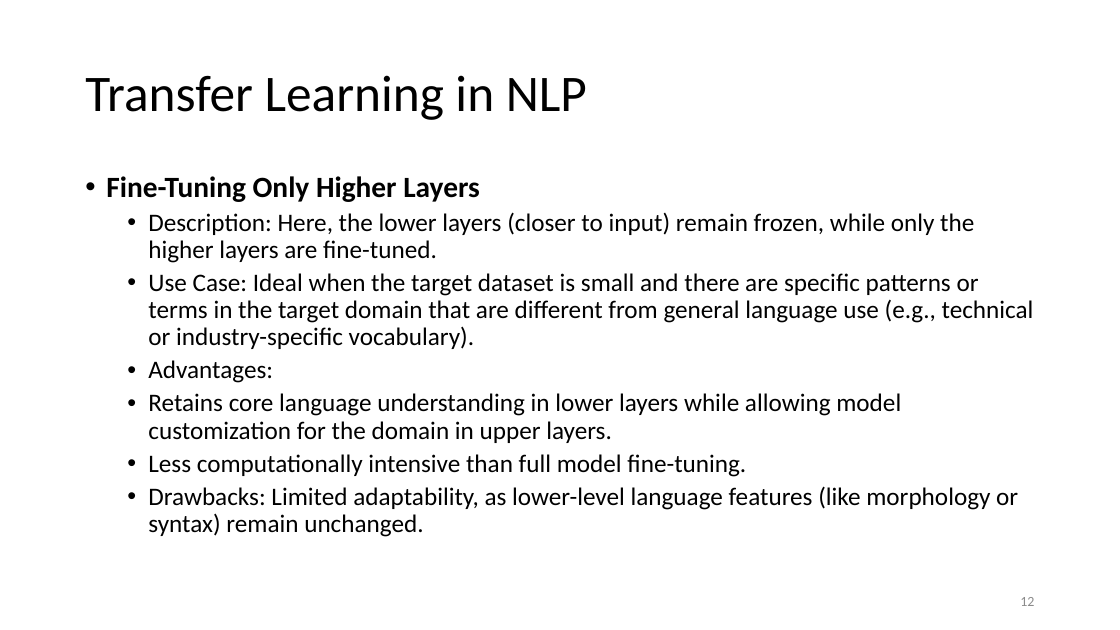
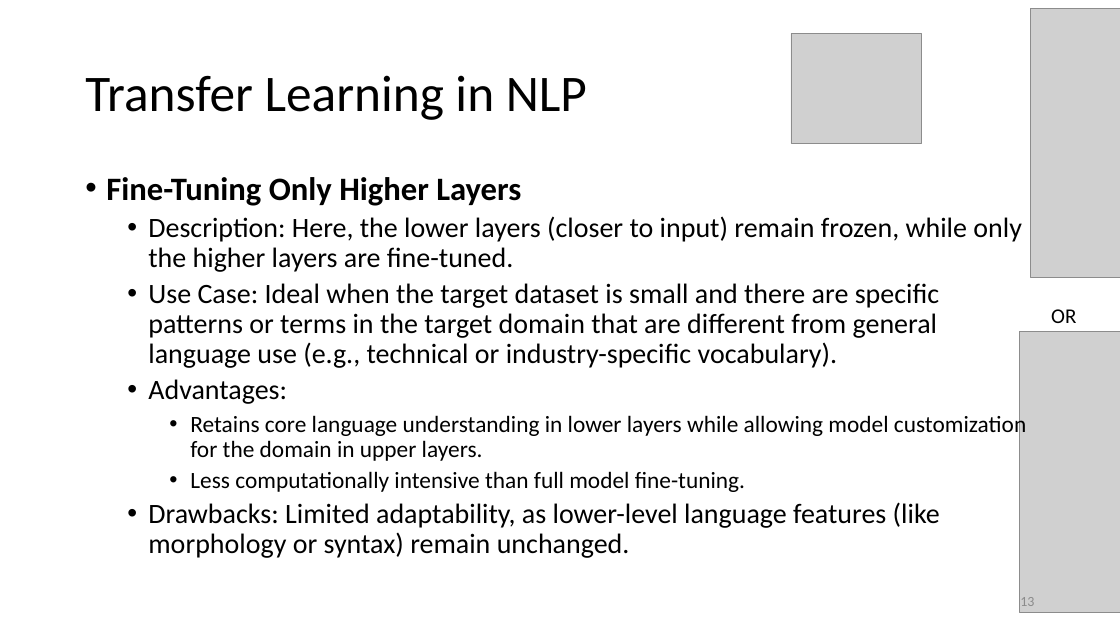
Before and after one commit to motazsaad/NLP-Seminar, a slide deck: slide 13 of slides/LLMs/Transfer learning (finetunning).pptx (slide 12 before the commit). Drawn at 1120x630 pixels with LibreOffice and Linux fonts; fonts in the diff are those of the drawing; grey boxes stand for pictures. Boxes give left, top, right and bottom in pixels: in the first picture for what was removed or moved away, otherwise in the second. Text is boxed around its words. In the diff, an @@ line names an element or a change of style, - is before the commit and + after.

Commit message:
add transfer learning materials

```diff
--- a/slides/LLMs/Transfer learning (finetunning).pptx
+++ b/slides/LLMs/Transfer learning (finetunning).pptx
@@ picture added at <box>1031,8,1120,278</box> @@
@@ picture added at <box>791,34,922,144</box> @@
@@ text "Fine-Tuning Only Higher Layers" at <box>106,177,1026,558</box>: size 25.2 to 28 pt in "Fine-Tuning Only Higher Layers"; size 21.6 to 24 pt in "Description: Here, the lower layers (closer to ...", "Use Case: Ideal when the target dataset ...", "Advantages:", "Drawbacks: Limited adaptability, as lower-level language fea ..."; size 21.6 to 20 pt in "Retains core language understanding in lower layers ...", "Less computationally intensive than full model fine-tuning."; list level 2 to 3 in "Retains core language understanding in ..."; list level 2 to 3 in "Less computationally intensive than full ..." @@
@@ text added at <box>1051,309,1076,323</box>, 18 pt, text #000000 @@
+OR
@@ picture added at <box>1020,332,1120,613</box> @@
@@ page number at <box>1020,597,1034,606</box>: text changed @@
-12
+13
```
Also in this commit, not shown: 6 other slides changed, 23 slides added, 2 slides removed, 5 other files.
